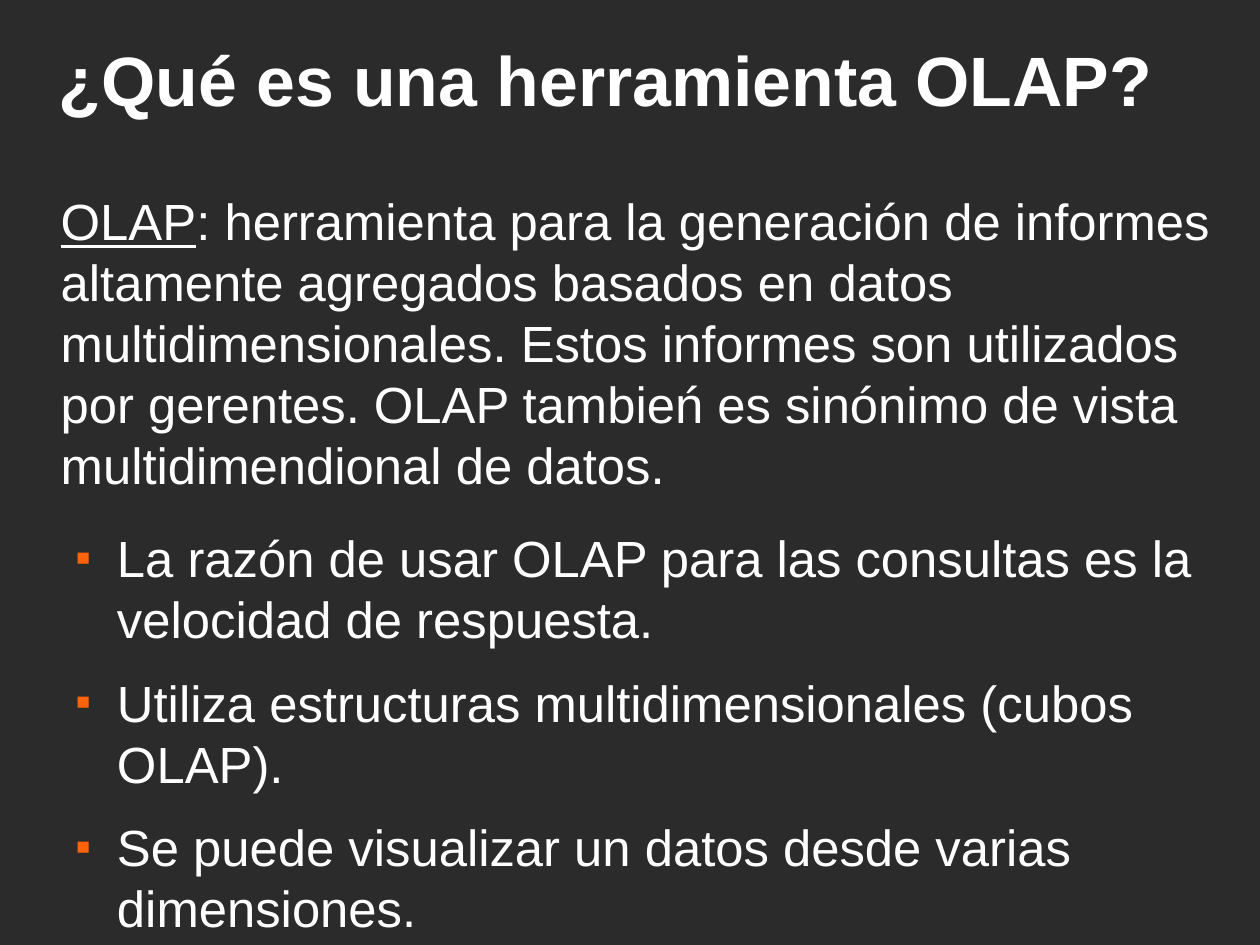
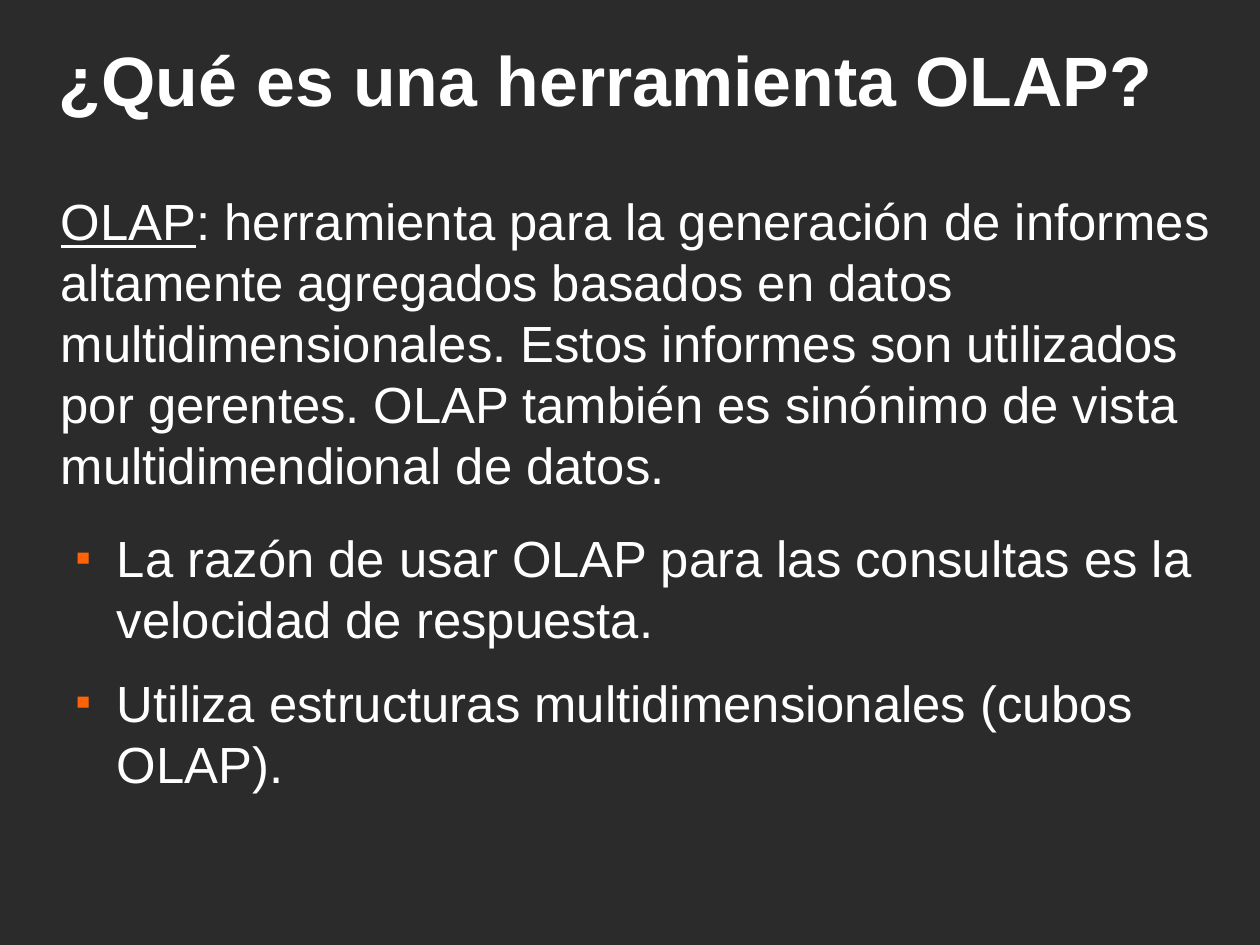
Before and after one commit to ervin45/proyectofinal, a slide deck: slide 31 of doc/material_para_la_catedra/presentacion_final/presentacion_final.odp (slide 30 before the commit). Drawn at 1260x945 pixels with LibreOffice and Linux fonts; fonts in the diff are those of the drawing; background and template pictures are left out; a plain dark background stands for a picture behind light text. Boxes give left, top, right and bottom in pixels: in the first picture for what was removed or moved away, otherwise in the second. Text is boxed around its words. In the diff, an @@ line names an element or a change of style, - is before the commit and + after.

```diff
--- a/doc/material_para_la_catedra/presentacion_final/presentacion_final.odp
+++ b/doc/material_para_la_catedra/presentacion_final/presentacion_final.odp
@@ text at [61, 202, 1210, 485]: text changed @@
-OLAP: herramienta para la generación de informes altamente agregados basados en datos multidimensionales. Estos informes son utilizados por gerentes. OLAP tambień es sinónimo de vista multidimendional de datos.
+OLAP: herramienta para la generación de informes altamente agregados basados en datos multidimensionales. Estos informes son utilizados por gerentes. OLAP también es sinónimo de vista multidimendional de datos.
@@ text at [117, 829, 1070, 928]: paragraph removed @@
-■ Se puede visualizar un datos desde varias dimensiones.
```
Also in this commit, not shown: 21 other slides changed, 7 slides added, 5 slides removed, 2 other files.
